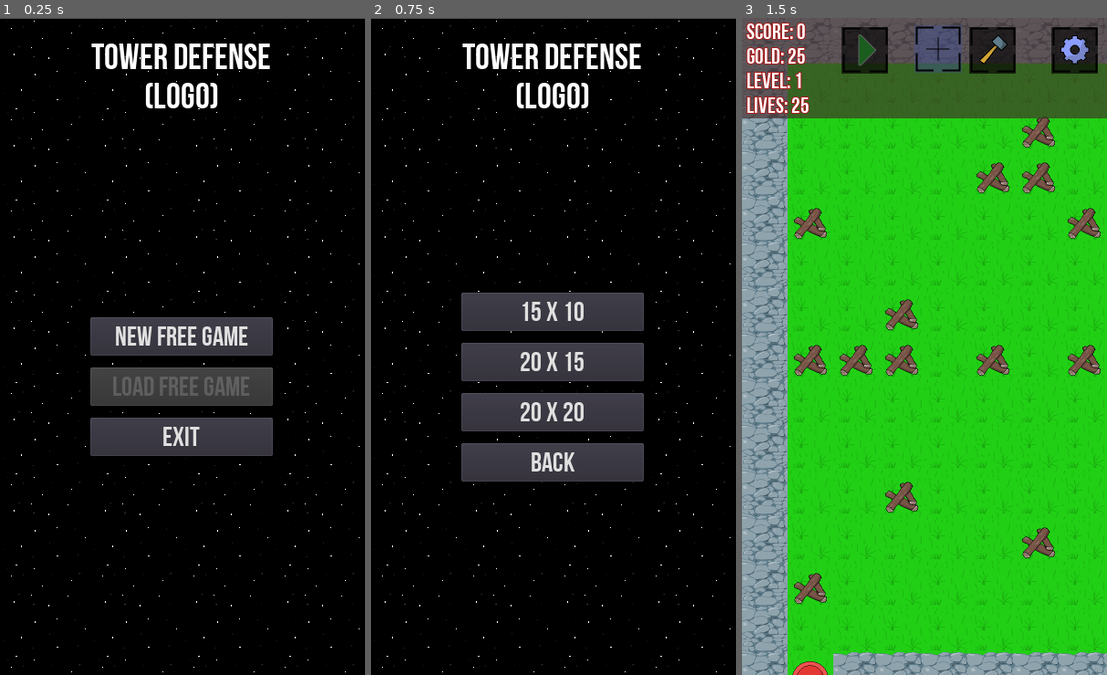
Above: before the commit, frames 1-3 (left to right).
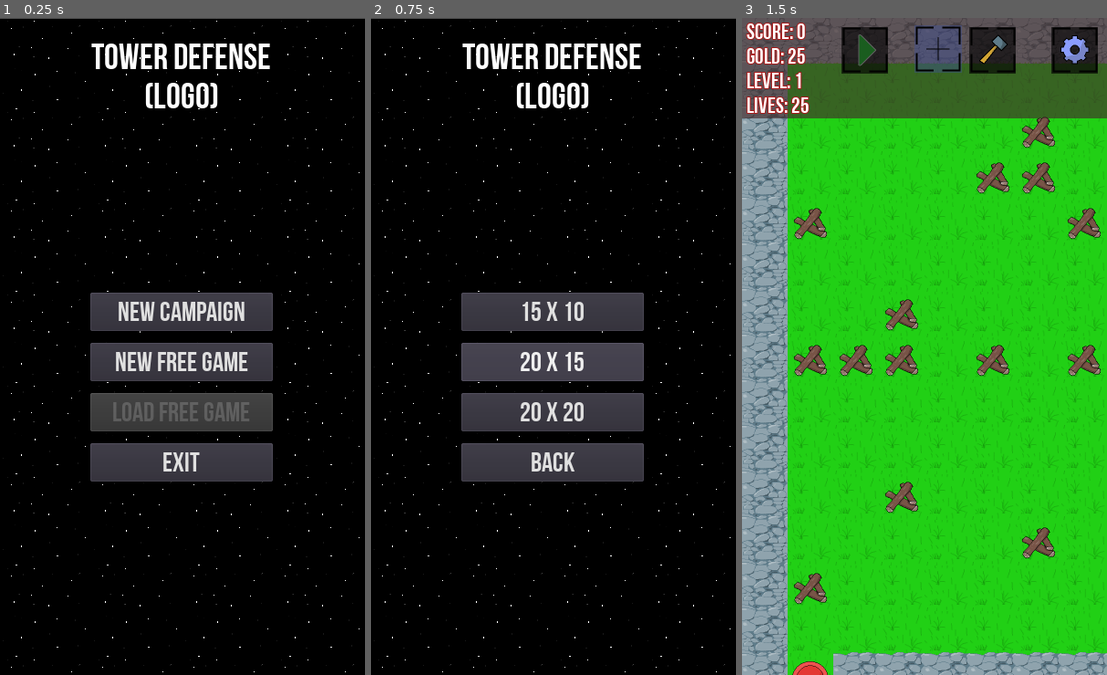
Above: after the commit, the same moments.

Repository: thewillwillhelp/godot-td
Game: Godot game, scene res://scenes/MainMenu.tscn
Two runs of this game, one before a commit and one after it. Both use one fixed random seed, a clock stepped at 60 frames per second and the inputs below.
Inputs:
- Up to frame 1 (0.25 s): no input
- Up to frame 2 (0.75 s): click "New free game" at 0.5 s
- Up to frame 3 (1.5 s): click "15 x 10" at 1.25 s

The runs differ from the first frame. In frame 1, 9.7% of the frame differs, in the area x 24-75%, y 41-71%; in frame 2, less than 0.1%; in frame 3, nothing differs.

Commit message:
feat: add test mode of campaign

Diff:
--- a/scenes/BattleFieldScene.gd
+++ b/scenes/BattleFieldScene.gd
@@ -1,6 +1,8 @@
 extends Node2D
 
 export (PackedScene) var mob_scene: PackedScene
+
+signal waves_finished
 
 var tower_scene: PackedScene = preload("res://scenes/towers/SimpleTower.tscn")
 var utils: GDScript = preload("res://utils/Utils.gd")
@@ -82,12 +84,15 @@
     "field_height": DEFAULT_BATTLEFIELD_ROWS_NUMBER,
     "gold": 25,
     "game_level": 1,
-    "lives": 25
+    "lives": 25,
+    "current_wave": 0
+    # "max_waves": 10
 }
 
 var camera_borders: Dictionary
 
 var game_data: Dictionary = default_game_data.duplicate()
+var start_automatically := true
 
 # Called when the node enters the scene tree for the first time.
 func _ready():
@@ -101,23 +106,28 @@
         self.load_game()
         globals.game_should_be_loaded = false
     else:
-        self.start_game()
-
-func start_game(is_game_new: bool = true) -> void:
+        if self.start_automatically:
+            self.start_game()
+
+func start_game(is_game_new: bool = true, preloaded_game_data: Dictionary = {}) -> void:
     if is_game_new:
-        self.game_data = default_game_data.duplicate()
-        self.game_data.field_width = MODE_SIZES[globals.game_start_config["mode_size"]][0]
-        self.game_data.field_height = MODE_SIZES[globals.game_start_config["mode_size"]][1]
-        self.game_data.start_position = self.get_random_border_position()
-        self.game_data.end_position = self.get_random_border_position(self.game_data.start_position)
-        self.game_data.battlefield_data = self.create_initial_battlefield(self.game_data.field_width, self.game_data.field_height)
-        self.add_barricades(self.game_data.battlefield_data)
+        if preloaded_game_data.empty():
+            self.game_data = default_game_data.duplicate()
+            self.game_data.field_width = MODE_SIZES[globals.game_start_config["mode_size"]][0]
+            self.game_data.field_height = MODE_SIZES[globals.game_start_config["mode_size"]][1]
+            self.game_data.start_position = self.get_random_border_position()
+            self.game_data.end_position = self.get_random_border_position(self.game_data.start_position)
+            self.game_data.battlefield_data = self.create_initial_battlefield(self.game_data.field_width, self.game_data.field_height)
+            self.add_barricades(self.game_data.battlefield_data)
+        else:
+            self.game_data = utils.merge_dictionaries(default_game_data.duplicate(), preloaded_game_data)
 
     main_tile_map.clear()
     $ExitArea.position = main_tile_map.map_to_world(self.game_data.end_position) + Vector2(25, 25)
     $EnterArea.position = main_tile_map.map_to_world(self.game_data.start_position) + Vector2(25, 25)
 
     camera_borders = self.get_camera_borders(self.game_data)
+    self._on_Node_swipe_is_happened(Vector2())
 
     update_battle_field_view(self.game_data.battlefield_data)
     $BattleField.rect_size = Vector2(self.game_data.field_width * 50, self.game_data.field_height * 50)
@@ -375,19 +385,26 @@
     self.time_to_next_wave = 4 - i
     update_score_label()
 
-func reduce_number_of_mobs(number: int):
+func reduce_number_of_mobs(number: int) -> void:
     self.current_wave_counter -= number
 
     if self.current_wave_mobs_creation_counter > 0:
         return
 
     if self.current_wave_counter == 0:
+        if self.game_data.has("max_waves"):
+            if self.game_data.current_wave == self.game_data.max_waves:
+                emit_signal("waves_finished")
+                return
+
+        # no waves limit
         # yield(get_tree().create_timer(5.0), "timeout")
         self.is_wait_next_wave = true
         yield(self.wait(5, self, "_update_time_to_next_wave"), "completed")
         self.is_wait_next_wave = false
         self.is_game_on_pause = true
         self._on_StartWaveButton_pressed()
+        self.game_data.current_wave += 1
 
 func get_random_border_position(to_keep_distance: Vector2 = Vector2()) -> Vector2:
     randomize()
--- /dev/null
+++ b/scenes/Campaign.gd
@@ -0,0 +1,65 @@
+extends Node2D
+
+const BattleFieldScene: PackedScene = preload("res://scenes/BattleFieldScene.tscn")
+const utils: GDScript = preload("res://utils/Utils.gd")
+
+onready var battle_field_scene = BattleFieldScene.instance()
+const max_level = 5
+var current_level := 1
+var previous_game_data = {}
+
+# Called when the node enters the scene tree for the first time.
+func _ready():
+    self.start_campaign()
+
+func start_campaign():
+    self.start_campaign_level()
+
+func start_campaign_level():
+    var campaign_level = $Levels.get_node("Level%d" % current_level)
+    var level_data = utils.merge_dictionaries(self.prepare_level_data(campaign_level.default_data), previous_game_data)
+    # level_data.max_waves = 0 # for debug purposes
+    battle_field_scene = BattleFieldScene.instance()
+    battle_field_scene.start_automatically = false
+    self.add_child(battle_field_scene)
+    self.move_child(battle_field_scene, 1)
+    battle_field_scene.start_game(true, level_data)
+    battle_field_scene.connect("waves_finished", self, "finish_level")
+
+func finish_level():
+    previous_game_data = utils.merge_dictionaries_by_fields({}, battle_field_scene.game_data, ["score", "gold", "lives"])
+    current_level += 1
+
+    if self.current_level > self.max_level:
+        $WinMessage.text = "You win!\nYour score:\n%d" % previous_game_data.score
+        $WinMessage.visible = true
+        return
+
+    self.remove_child(battle_field_scene)
+    self.start_campaign_level()
+
+
+func prepare_level_data(level_data):
+    level_data.battlefield_data = self.get_battlefield_data(level_data.battlefield_raw_data)
+    return level_data
+
+func get_battlefield_data(input_data: Array) -> Array:
+    var battlefield_data := []
+    for i in range(0, len(input_data)):
+        battlefield_data.append([])
+        for j in range(0, len(input_data[i])):
+            var cell_object = { "type": "GRASS" }
+            if input_data[i][j] == 0:
+                cell_object.type = "STONE WALL"
+            if input_data[i][j] == 2:
+                cell_object.type = "BARRICADE"
+            if input_data[i][j] == 3:
+                cell_object.type = "TOWER BASEMENT"
+            if input_data[i][j] == 4:
+                cell_object.type = "BALLISTA TOWER"
+            if input_data[i][j] == 5:
+                cell_object.type = "CANNON TOWER"
+
+            battlefield_data[i].append(cell_object)
+
+    return battlefield_data
--- /dev/null
+++ b/scenes/Campaign.tscn
@@ -0,0 +1,32 @@
+[gd_scene load_steps=5 format=2]
+
+[ext_resource path="res://scenes/Campaign.gd" type="Script" id=1]
+[ext_resource path="res://scenes/campaign_levels/Levels.tscn" type="PackedScene" id=2]
+[ext_resource path="res://assets/fonts/FONT-Bebas-neue.ttf" type="DynamicFontData" id=3]
+
+[sub_resource type="DynamicFont" id=1]
+size = 50
+font_data = ExtResource( 3 )
+
+[node name="Campaign" type="Node2D"]
+script = ExtResource( 1 )
+
+[node name="Levels" parent="." instance=ExtResource( 2 )]
+
+[node name="WinMessage" type="Label" parent="."]
+visible = false
+anchor_left = 0.5
+anchor_top = 0.5
+anchor_right = 0.5
+anchor_bottom = 0.5
+margin_left = 110.0
+margin_top = 250.0
+margin_right = 303.0
+margin_bottom = 409.0
+custom_fonts/font = SubResource( 1 )
+text = "You win!
+Your score:
+0"
+__meta__ = {
+"_edit_use_anchors_": false
+}
--- a/scenes/MainMenu.gd
+++ b/scenes/MainMenu.gd
@@ -32,3 +32,6 @@
 func _on_free_modes_Back_button_up():
     main_menu_buttons_panel.visible = true
     free_game_modes_panel.visible = false
+
+func _on_start_new_campaign():
+    get_tree().change_scene("res://scenes/Campaign.tscn")
--- a/scenes/MainMenu.tscn
+++ b/scenes/MainMenu.tscn
@@ -70,30 +70,40 @@
 
 [node name="MenuButtons" type="VBoxContainer" parent="TextureRect/VBoxContainer/CenterContainer"]
 margin_left = 75.0
-margin_top = 215.0
+margin_top = 188.0
 margin_right = 275.0
-margin_bottom = 367.0
+margin_bottom = 395.0
 rect_min_size = Vector2( 200, 0 )
 custom_constants/separation = 13
 alignment = 1
 
-[node name="NewFreeGameButton" type="Button" parent="TextureRect/VBoxContainer/CenterContainer/MenuButtons"]
+[node name="StartNewCampaignButton" type="Button" parent="TextureRect/VBoxContainer/CenterContainer/MenuButtons"]
 margin_right = 200.0
 margin_bottom = 42.0
+custom_fonts/font = SubResource( 2 )
+text = "New campaign"
+__meta__ = {
+"_edit_use_anchors_": false
+}
+
+[node name="NewFreeGameButton" type="Button" parent="TextureRect/VBoxContainer/CenterContainer/MenuButtons"]
+margin_top = 55.0
+margin_right = 200.0
+margin_bottom = 97.0
 custom_fonts/font = SubResource( 2 )
 text = "New free game"
 
 [node name="LoadFreeGameButton" type="Button" parent="TextureRect/VBoxContainer/CenterContainer/MenuButtons"]
-margin_top = 55.0
+margin_top = 110.0
 margin_right = 200.0
-margin_bottom = 97.0
+margin_bottom = 152.0
 custom_fonts/font = SubResource( 2 )
 text = "Load free game"
 
 [node name="ExitButton" type="Button" parent="TextureRect/VBoxContainer/CenterContainer/MenuButtons"]
-margin_top = 110.0
+margin_top = 165.0
 margin_right = 200.0
-margin_bottom = 152.0
+margin_bottom = 207.0
 custom_fonts/font = SubResource( 2 )
 text = "Exit"
 
@@ -132,6 +142,7 @@
 margin_bottom = 207.0
 custom_fonts/font = SubResource( 2 )
 text = "Back"
+[connection signal="pressed" from="TextureRect/VBoxContainer/CenterContainer/MenuButtons/StartNewCampaignButton" to="." method="_on_start_new_campaign"]
 [connection signal="pressed" from="TextureRect/VBoxContainer/CenterContainer/MenuButtons/NewFreeGameButton" to="." method="_on_NewFreeGameButton_pressed"]
 [connection signal="pressed" from="TextureRect/VBoxContainer/CenterContainer/MenuButtons/LoadFreeGameButton" to="." method="_on_LoadFreeGameButton_pressed"]
 [connection signal="pressed" from="TextureRect/VBoxContainer/CenterContainer/MenuButtons/ExitButton" to="." method="_on_ExitButton_pressed"]
--- /dev/null
+++ b/scenes/campaign_levels/Level1.gd
@@ -0,0 +1,31 @@
+extends Node
+
+var battlefield_raw_data = [
+    [0, 1, 0, 0, 0, 0, 0, 0, 0, 0],
+    [0, 2, 4, 1, 1, 1, 1, 1, 1, 0],
+    [0, 2, 2, 1, 2, 2, 2, 1, 1, 0],
+    [0, 4, 2, 1, 2, 4, 2, 1, 1, 0],
+    [0, 2, 2, 4, 2, 1, 2, 1, 1, 0],
+    [0, 1, 2, 1, 2, 1, 2, 1, 1, 0],
+    [0, 1, 2, 2, 2, 1, 2, 2, 1, 0],
+    [0, 1, 1, 1, 1, 1, 4, 2, 5, 0],
+    [0, 1, 1, 1, 1, 1, 1, 2, 2, 0],
+    [0, 0, 0, 0, 0, 0, 0, 0, 1, 0],
+]
+
+var default_data: Dictionary = {
+    "start_position": Vector2(1, 0), # Vector2(0, 1),
+    "end_position": Vector2(8, 9), # Vector2(4, 14),
+    "score": 0,
+    "field_width": 10,
+    "field_height": 10,
+    "gold": 10,
+    "game_level": 1,
+    "lives": 25,
+    "battlefield_raw_data": battlefield_raw_data,
+    "max_waves": 3
+}
+
+# Called when the node enters the scene tree for the first time.
+func _ready():
+    set_process(false)
--- /dev/null
+++ b/scenes/campaign_levels/Level2.gd
@@ -0,0 +1,31 @@
+extends Node
+
+var battlefield_raw_data = [
+    [0, 1, 0, 0, 0, 0, 0, 0, 0, 0],
+    [0, 2, 4, 1, 1, 1, 1, 1, 1, 0],
+    [0, 2, 2, 1, 2, 2, 2, 1, 1, 0],
+    [0, 4, 2, 1, 2, 4, 2, 1, 1, 0],
+    [0, 2, 2, 4, 2, 1, 2, 1, 1, 0],
+    [0, 1, 2, 1, 2, 1, 2, 1, 1, 0],
+    [0, 1, 2, 2, 2, 1, 2, 2, 1, 1],
+    [0, 1, 1, 1, 1, 1, 3, 2, 4, 0],
+    [0, 1, 1, 1, 1, 1, 1, 2, 2, 0],
+    [0, 0, 0, 0, 0, 0, 0, 0, 0, 0],
+]
+
+var default_data: Dictionary = {
+    "start_position": Vector2(1, 0), # Vector2(0, 1),
+    "end_position": Vector2(9, 6), # Vector2(4, 14),
+    "score": 0,
+    "field_width": 10,
+    "field_height": 10,
+    "gold": 10,
+    "game_level": 2,
+    "lives": 25,
+    "battlefield_raw_data": battlefield_raw_data,
+    "max_waves": 3
+}
+
+# Called when the node enters the scene tree for the first time.
+func _ready():
+    set_process(false)
--- /dev/null
+++ b/scenes/campaign_levels/Level3.gd
@@ -0,0 +1,31 @@
+extends Node
+
+var battlefield_raw_data = [
+    [0, 1, 0, 0, 0, 0, 0, 0, 0, 0],
+    [0, 2, 4, 1, 1, 1, 1, 1, 1, 0],
+    [0, 2, 2, 1, 2, 2, 2, 1, 1, 0],
+    [0, 4, 2, 1, 2, 4, 2, 1, 1, 0],
+    [0, 2, 2, 4, 2, 1, 2, 1, 1, 0],
+    [0, 1, 2, 1, 2, 1, 2, 1, 1, 0],
+    [0, 1, 2, 2, 2, 1, 2, 2, 1, 0],
+    [0, 1, 1, 1, 1, 1, 3, 2, 4, 0],
+    [0, 1, 1, 1, 1, 1, 1, 2, 2, 0],
+    [0, 0, 0, 0, 0, 1, 0, 0, 0, 0],
+]
+
+var default_data: Dictionary = {
+    "start_position": Vector2(1, 0), # Vector2(0, 1),
+    "end_position": Vector2(5, 9), # Vector2(4, 14),
+    "score": 0,
+    "field_width": 10,
+    "field_height": 10,
+    "gold": 10,
+    "game_level": 3,
+    "lives": 25,
+    "battlefield_raw_data": battlefield_raw_data,
+    "max_waves": 3
+}
+
+# Called when the node enters the scene tree for the first time.
+func _ready():
+    set_process(false)
--- /dev/null
+++ b/scenes/campaign_levels/Level4.gd
@@ -0,0 +1,31 @@
+extends Node
+
+var battlefield_raw_data = [
+    [0, 1, 0, 0, 0, 0, 0, 0, 0, 0],
+    [0, 2, 4, 1, 1, 1, 1, 1, 1, 0],
+    [0, 2, 2, 1, 2, 2, 2, 1, 1, 0],
+    [0, 4, 2, 1, 2, 4, 2, 1, 1, 0],
+    [0, 2, 2, 4, 2, 1, 2, 1, 1, 0],
+    [0, 1, 2, 1, 2, 1, 2, 1, 1, 0],
+    [0, 1, 2, 2, 2, 1, 2, 2, 1, 0],
+    [1, 1, 1, 1, 1, 1, 3, 2, 4, 0],
+    [0, 1, 1, 1, 1, 1, 1, 2, 2, 0],
+    [0, 0, 0, 0, 0, 0, 0, 0, 0, 0],
+]
+
+var default_data: Dictionary = {
+    "start_position": Vector2(1, 0), # Vector2(0, 1),
+    "end_position": Vector2(0, 7), # Vector2(4, 14),
+    "score": 0,
+    "field_width": 10,
+    "field_height": 10,
+    "gold": 10,
+    "game_level": 4,
+    "lives": 25,
+    "battlefield_raw_data": battlefield_raw_data,
+    "max_waves": 3
+}
+
+# Called when the node enters the scene tree for the first time.
+func _ready():
+    set_process(false)
--- /dev/null
+++ b/scenes/campaign_levels/Level5.gd
@@ -0,0 +1,31 @@
+extends Node
+
+var battlefield_raw_data = [
+    [0, 1, 0, 1, 0, 0, 0, 0, 0, 0],
+    [0, 2, 4, 1, 1, 1, 1, 1, 1, 0],
+    [0, 2, 2, 1, 2, 2, 2, 1, 1, 0],
+    [0, 4, 2, 1, 2, 4, 2, 1, 1, 0],
+    [0, 2, 2, 4, 2, 1, 2, 1, 1, 0],
+    [0, 1, 2, 1, 2, 1, 2, 1, 1, 0],
+    [0, 1, 2, 2, 2, 1, 2, 2, 1, 0],
+    [0, 1, 1, 1, 1, 1, 3, 2, 4, 0],
+    [0, 1, 1, 1, 1, 1, 1, 2, 2, 0],
+    [0, 0, 0, 0, 0, 0, 0, 0, 0, 0],
+]
+
+var default_data: Dictionary = {
+    "start_position": Vector2(1, 0), # Vector2(0, 1),
+    "end_position": Vector2(3, 0), # Vector2(4, 14),
+    "score": 0,
+    "field_width": 10,
+    "field_height": 10,
+    "gold": 10,
+    "game_level": 5,
+    "lives": 25,
+    "battlefield_raw_data": battlefield_raw_data,
+    "max_waves": 3
+}
+
+# Called when the node enters the scene tree for the first time.
+func _ready():
+    set_process(false)
--- /dev/null
+++ b/scenes/campaign_levels/Levels.gd
@@ -0,0 +1,4 @@
+extends Node2D
+
+func _ready():
+    set_process(false)
--- /dev/null
+++ b/scenes/campaign_levels/Levels.tscn
@@ -0,0 +1,26 @@
+[gd_scene load_steps=7 format=2]
+
+[ext_resource path="res://scenes/campaign_levels/Level1.gd" type="Script" id=1]
+[ext_resource path="res://scenes/campaign_levels/Levels.gd" type="Script" id=2]
+[ext_resource path="res://scenes/campaign_levels/Level2.gd" type="Script" id=3]
+[ext_resource path="res://scenes/campaign_levels/Level3.gd" type="Script" id=4]
+[ext_resource path="res://scenes/campaign_levels/Level4.gd" type="Script" id=5]
+[ext_resource path="res://scenes/campaign_levels/Level5.gd" type="Script" id=6]
+
+[node name="Levels" type="Node2D"]
+script = ExtResource( 2 )
+
+[node name="Level1" type="Node2D" parent="."]
+script = ExtResource( 1 )
+
+[node name="Level2" type="Node2D" parent="."]
+script = ExtResource( 3 )
+
+[node name="Level3" type="Node2D" parent="."]
+script = ExtResource( 4 )
+
+[node name="Level4" type="Node2D" parent="."]
+script = ExtResource( 5 )
+
+[node name="Level5" type="Node2D" parent="."]
+script = ExtResource( 6 )
--- a/utils/Utils.gd
+++ b/utils/Utils.gd
@@ -74,3 +74,15 @@
         real_positions.push_back(tile_map.map_to_world(cell_position) + cell_center)
 
     return real_positions
+
+static func merge_dictionaries(target: Dictionary, patch: Dictionary) -> Dictionary:
+    for key in patch:
+        target[key] = patch[key]
+
+    return target
+
+static func merge_dictionaries_by_fields(target: Dictionary, patch: Dictionary, field_list: Array) -> Dictionary:
+    for field_name in field_list:
+        target[field_name] = patch[field_name]
+
+    return target
